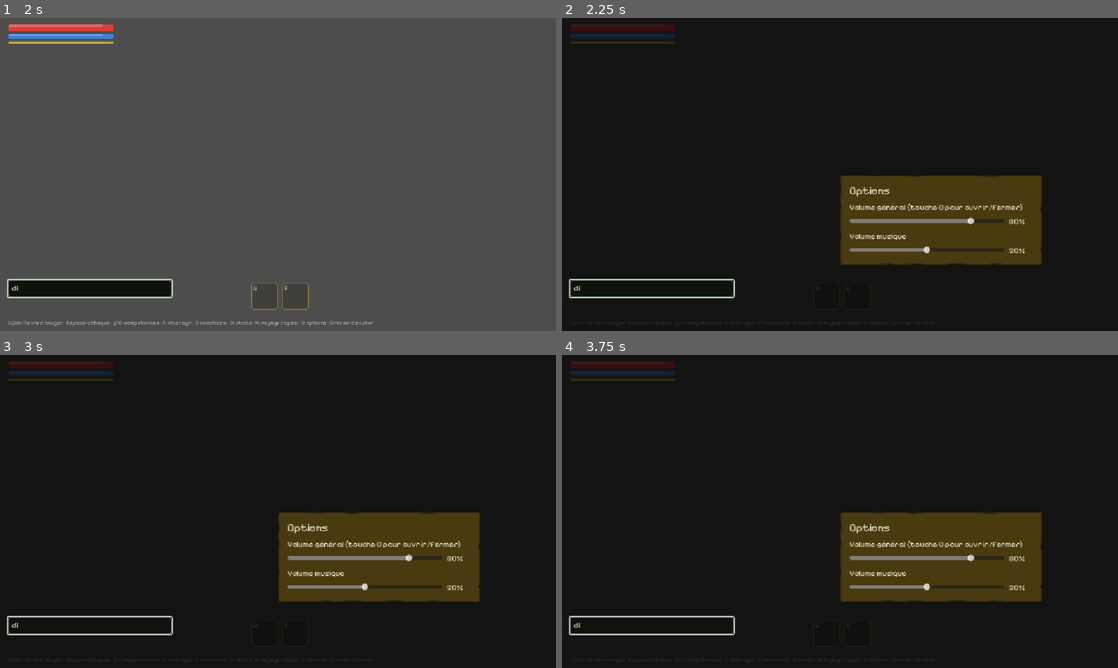
Above: before the commit, frames 1-4 (two rows, left to right).
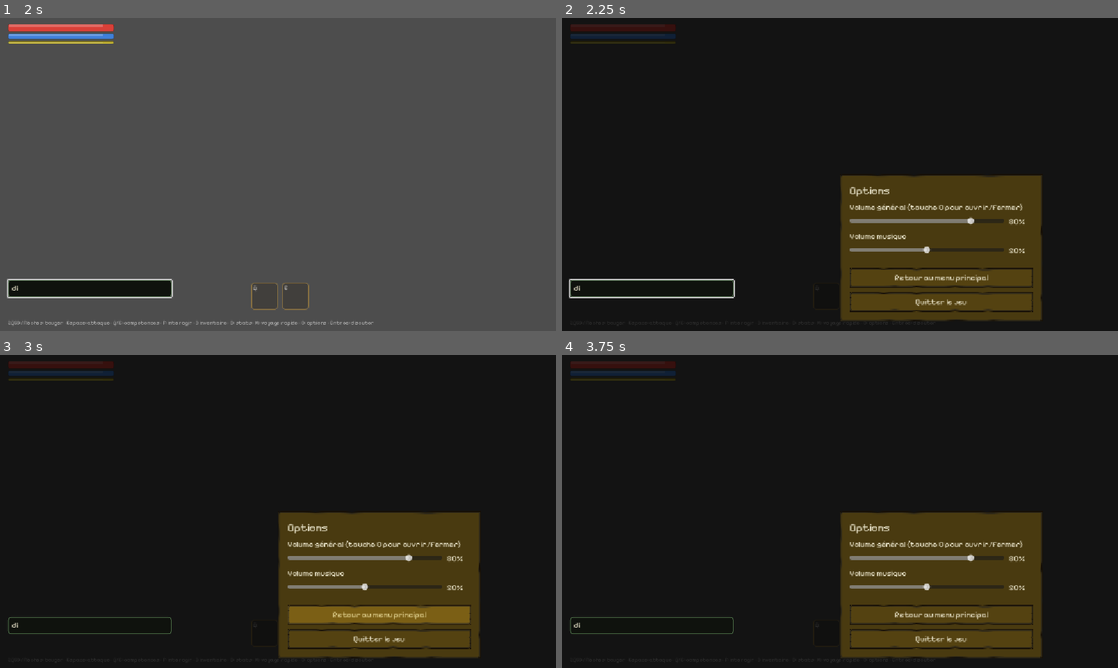
Above: after the commit, the same moments.

Repository: saintstrif13001/riendupout
Game: Godot game, scene res://scenes/Hud.tscn
Same seed, same stepped clock (60 frames per second), same inputs: the game is played once before the commit and once after it. This scene is started directly instead of the project's main scene.
Inputs (mouse positions are in pixels of both pictures, inside the frame that each line leads up to):
- Up to frame 1 (2 s): tap Enter at 0.5 s; move the mouse to (400, 158) at 0.52 s; hold D 0.53-1.25 s; tap I at 0.6 s; click (400, 158) at 0.67 s; tap Space at 0.77, 1.25 s; drag from (166, 190) to (250, 237) at 1.27 s
- Up to frame 2 (2.25 s): tap Enter at 2 s; move the mouse to (895, 105) at 2.02 s; hold D from 2.03 s (still down); tap O at 2.1 s
- Up to frame 3 (3 s): release D at 2.75 s; click (378, 614) at 2.75 s, where only the run after the commit has a clickable "Retour au menu principal"
- Up to frame 4 (3.75 s): drag from (812, 574) to (673, 464) at 3.52 s

Frame 1 is identical in both runs. In frame 2, 6.1% of the frame differs, in the area x 50-87%, y 60-97%; in frame 3, 6.4%, in the area x 1-87%, y 60-97%; in frame 4, 6.4%.
Error before the commit: Invalid call. Nonexistent function 'send_chat_message' in base 'Nil'. (res://scripts/hud.gd:535)
Error after the commit: Invalid call. Nonexistent function 'send_chat_message' in base 'Nil'. (res://scripts/hud.gd:543)

Commit message:
Ajoute Quitter/Retour au menu depuis l'ecran d'options en jeu
Aucun moyen de quitter la partie ou de revenir au menu principal
depuis l'ecran de jeu : seul Alt+F4 fonctionnait, ce qui coupait la
connexion des autres joueurs sans prevenir et ne sauvegardait rien.
Ajoute deux boutons au panneau Options (touche O) : "Retour au menu
principal" (world.quit_to_menu() : sauvegarde, deconnecte proprement
si en ligne, puis change de scene) et "Quitter le jeu" (sauvegarde
puis ferme).

Test ajoute : test_quit_to_menu dans capture.gd (les deux boutons sont
bien presents dans le panneau, world.save_now() persiste correctement
la position). Le vrai changement de scene n'est pas declenche dans le
test car il detruirait le processus de test lui-meme. Regression
clean (options en jeu, combat, integrite des donnees).

Diff:
--- a/scripts/hud.gd
+++ b/scripts/hud.gd
@@ -412,6 +412,14 @@
 	options_music_slider = music_row[0]
 	options_music_pct_label = music_row[1]
 
+	# Aucun moyen de quitter la partie ou de revenir au menu depuis l'écran de
+	# jeu : il fallait fermer la fenêtre (Alt+F4) faute d'échappatoire propre.
+	var spacer = Control.new()
+	spacer.custom_minimum_size = Vector2(0, 6)
+	box.add_child(spacer)
+	_add_button(box, "Retour au menu principal", func(): world.quit_to_menu())
+	_add_button(box, "Quitter le jeu", func(): world.save_now(); get_tree().quit())
+
 	options_overlay.add_child(panel)
 	add_child(options_overlay)
 
--- a/scripts/tools/capture.gd
+++ b/scripts/tools/capture.gd
@@ -190,6 +190,12 @@
 			_run_client_enemy_visuals_test()
 		elif test_mode == "test_net_enemy_attack":
 			_run_net_enemy_attack_test()
+		elif test_mode == "show_ingame_options":
+			var hud_o = inst.get_node("Hud")
+			hud_o.sync_options()
+			hud_o.options_overlay.visible = true
+		elif test_mode == "test_quit_to_menu":
+			_run_quit_to_menu_test()
 		elif test_mode == "show_player_hit_flash":
 			inst.player.take_damage(30.0)
 		elif test_mode == "show_hotbar":
@@ -1785,6 +1791,39 @@
 	print("TEST_RESULT damage_applied=%s mitigation_matches_take_damage=%s death_triggers_correctly=%s bloodstain_created_locally=%s"
 		% [damage_applied, mitigation_matches_take_damage, death_triggers_correctly, bloodstain_created_locally])
 
+func _find_button_text(node: Node, prefix: String) -> bool:
+	for c in node.get_children():
+		if c is Button and c.text.begins_with(prefix): return true
+		if _find_button_text(c, prefix): return true
+	return false
+
+func _run_quit_to_menu_test() -> void:
+	print("TEST_START:quit_to_menu")
+	# Il n'existait aucun moyen de quitter la partie ou de revenir au menu
+	# principal depuis l'ecran de jeu : seul Alt+F4 fonctionnait. Verifie que
+	# les boutons existent dans le panneau Options et que world.save_now()
+	# (appele par quit_to_menu avant le changement de scene) persiste bien
+	# l'etat. Ne declenche PAS le vrai quit_to_menu() : appeler
+	# get_tree().change_scene_to_file() depuis ce process de test
+	# detruirait le harnais lui-meme (inst est un enfant de la scene qu'il
+	# remplacerait).
+	var hud = inst.get_node("Hud")
+	hud.sync_options()
+	hud.options_overlay.visible = true
+	var quit_button_found = _find_button_text(hud.options_overlay, "Quitter le jeu")
+	var menu_button_found = _find_button_text(hud.options_overlay, "Retour au menu")
+	var has_quit_to_menu_method = inst.has_method("quit_to_menu")
+
+	var pos_before = inst.player.global_position
+	inst.player.global_position = Vector2(777, 333)
+	inst.save_now()
+	var gs = root.get_node("/root/GameState")
+	var save_now_persists_position = gs.char_data.last_x == 777.0 and gs.char_data.last_y == 333.0
+	inst.player.global_position = pos_before
+
+	print("TEST_RESULT quit_button_found=%s menu_button_found=%s has_quit_to_menu_method=%s save_now_persists_position=%s"
+		% [quit_button_found, menu_button_found, has_quit_to_menu_method, save_now_persists_position])
+
 func _run_stats_screen_test() -> void:
 	print("TEST_START:stats_screen")
 	# L'inventaire montrait le nom des objets equipes mais jamais de chiffres :
--- a/scripts/world.gd
+++ b/scripts/world.gd
@@ -790,6 +790,11 @@
 	char_data.mana = player.mana
 	GameState.save_character()
 
+func quit_to_menu() -> void:
+	save_now()
+	if Net.is_online: Net.disconnect_all()
+	get_tree().change_scene_to_file("res://scenes/Main.tscn")
+
 func handle_movement(delta: float) -> void:
 	# is_physical_key_pressed() lit l'état brut du clavier, sans passer par le
 	# système de focus GUI : sans ce garde, taper "s"/"d" dans le chat déplace
